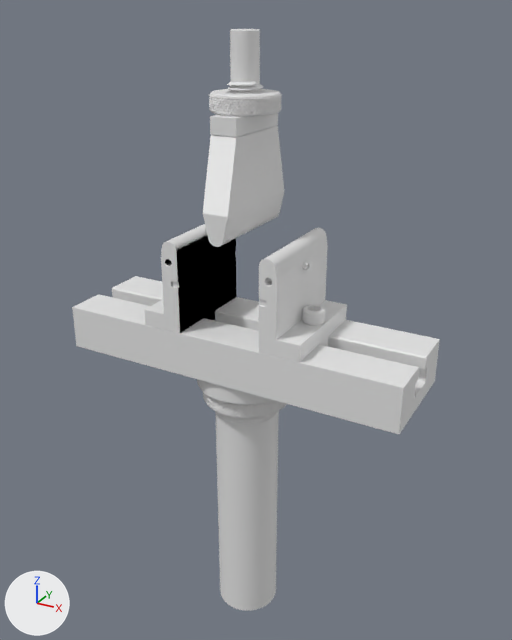
One commit to the FBX model Assets/Models/Rig.fbx: the scene before it, then after it.
The view is the same before and after, from a camera (50 mm lens) standing at (0.125, -0.22, 0.076) and looking at (0.0, 0.007, -0.038). Arrows for +X, +Y and +Z are at lower left; the lights stay in place. Shape keys are drawn at the values saved in each file.

The first picture shows 'Rig'.
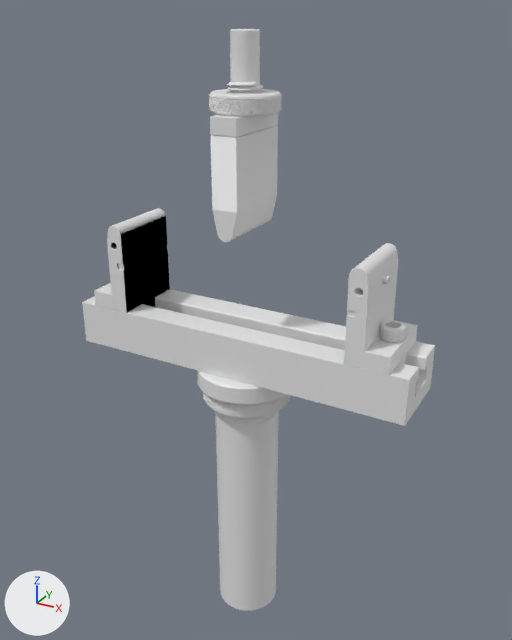
Where the change shows, as pixel boxes [x1, y1, x2, y2] in the pictures (512 x 640 px):
'Rig', reshaped: before [72, 29, 440, 611]; after [82, 29, 435, 611]

The edits, one by one:
In shape key 'w' (key_0_w), value goes from 0.25 to 0.1.
In shape key 'L' (key_1_l), value goes from 0.4 to 1.0.
